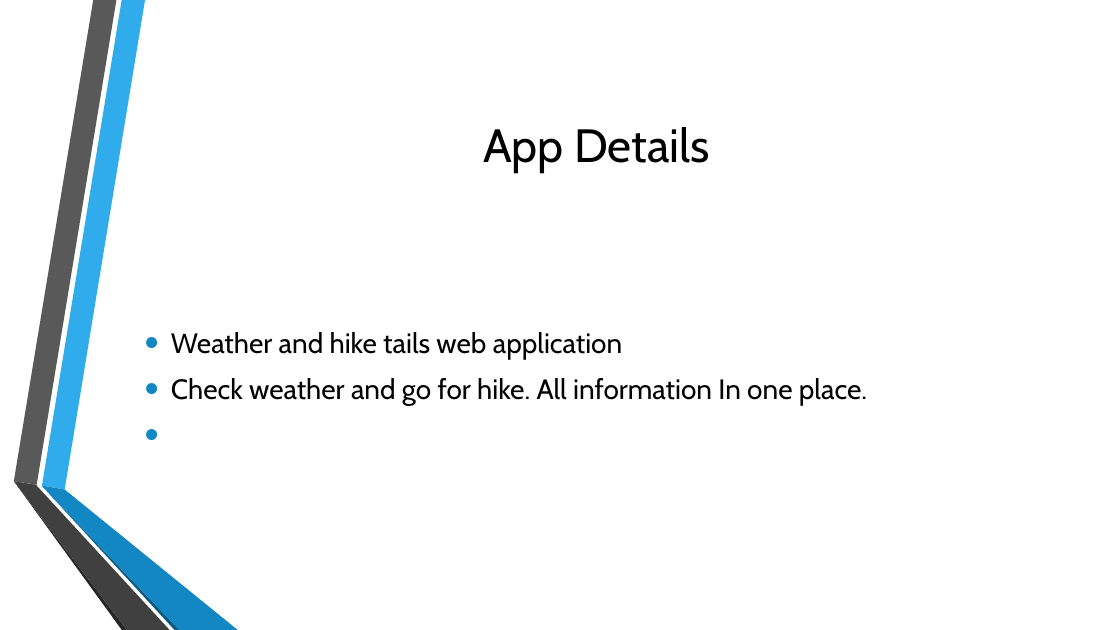
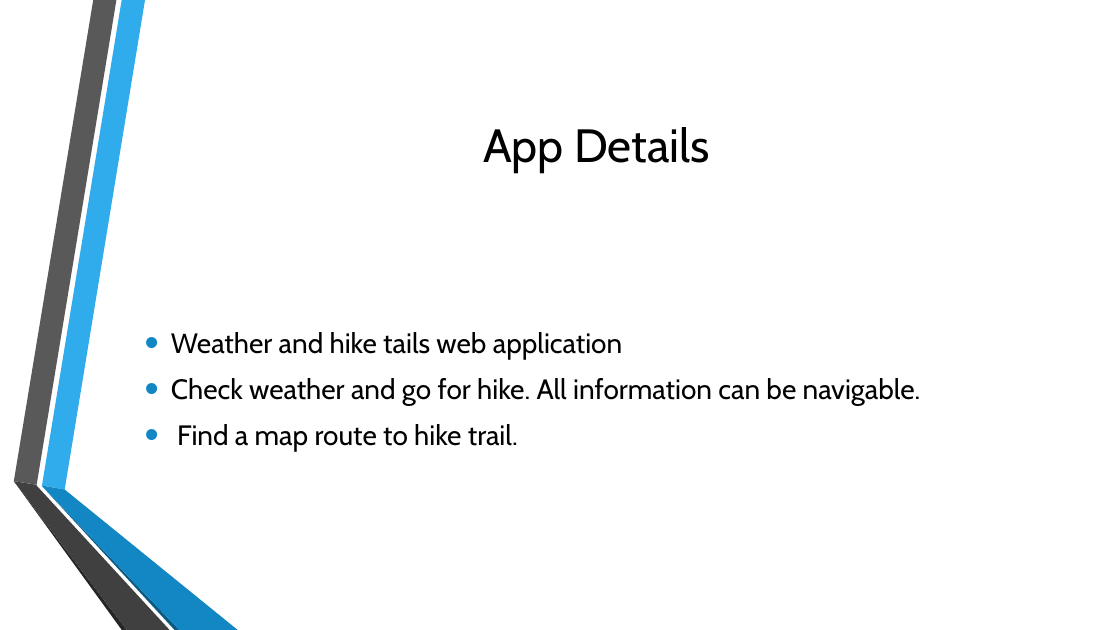
Before and after one commit to HarshaRamayanam/webdev-project, a slide deck: slide 2 of Project proposal.pptx. Drawn at 1120x630 pixels with LibreOffice and Linux fonts; fonts in the diff are those of the drawing; background and template pictures are left out. Boxes give left, top, right and bottom in pixels: in the first picture for what was removed or moved away, otherwise in the second. Text is boxed around its words. In the diff, an @@ line names an element or a change of style, - is before the commit and + after.

```diff
--- a/Project proposal.pptx
+++ b/Project proposal.pptx
@@ text at [171, 378, 921, 452]: text changed @@
-• Check weather and go for hike. All information In one place.
+• Check weather and go for hike. All information can be navigable.
+• Find a map route to hike trail.
```
Also in this commit, not shown: 6 other slides changed, 5 slides added.
